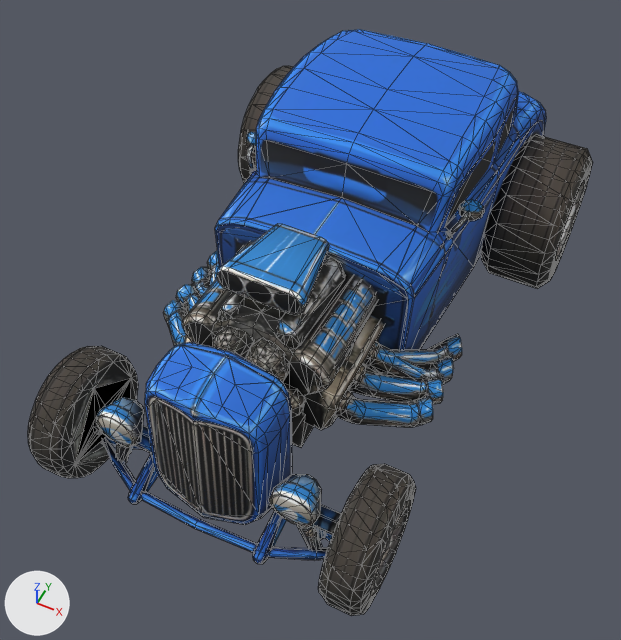
Two versions of the glTF model public/models/cars/donnerbuechse.glb, one commit apart.
Rendered twice from a 50 mm lens placed at (1.59, -3.57, 4.48), pointed at (-0.01, -0.37, 0.48). Arrows for +X, +Y and +Z are at lower left; the lights stay in place. The older version comes first. Mesh edges are drawn as thin lines. Vertices at exactly the same position are counted once.

Objects in the first picture: 'BodyPaint', 'StockEngine'.
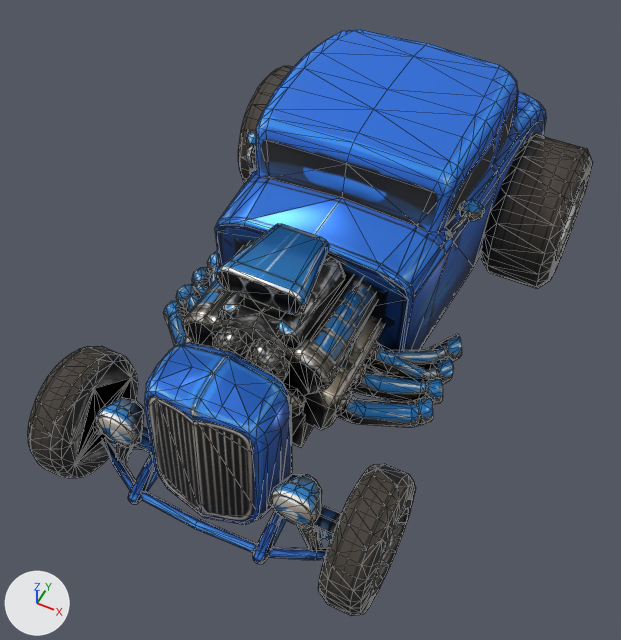
The change, as a diff of the scene's bpy script:
```diff
--- a/public/models/cars/donnerbuechse.glb.py
+++ b/public/models/cars/donnerbuechse.glb.py
@@ mat_chrome @@
 n0 = _N.new('ShaderNodeBsdfPrincipled'); n0.name = 'Principled BSDF'
-n0.inputs[2].default_value = 0.85  # 'Roughness'
+n0.inputs[1].default_value = 0.55  # 'Metallic'
+n0.inputs[2].default_value = 0.35  # 'Roughness'
 n1 = _N.new('ShaderNodeOutputMaterial'); n1.name = 'Material Output'
+n3 = _N.new('ShaderNodeMix'); n3.name = 'Mix'
+n3.data_type = 'RGBA'
+n3.blend_type = 'MULTIPLY'
+n3.inputs[0].default_value = 1.0  # 'Factor'
+n3.inputs[7].default_value = (0.86, 0.89, 0.91, 1.0)  # 'B', white #eff2f5
 n2 = _N.new('ShaderNodeTexImage'); n2.name = 'Image Texture'
@@ mat_chrome @@
 _L.new(n0.outputs[0], n1.inputs[0])  # 'BSDF' to 'Surface'
-_L.new(n2.outputs[0], n0.inputs[0])  # 'Color' to 'Base Color'
+_L.new(n3.outputs[2], n0.inputs[0])  # 'Result' to 'Base Color'
+_L.new(n2.outputs[0], n3.inputs[6])  # 'Color' to 'A'
@@ me_bodypaint @@
 # used by ob_bodypaint; location = (0.0, 0.0, 0.0)
-me_bodypaint.from_pydata(...)  # 1620 vertices, 3006 faces; spans x -1.19..1.19, y -1.9..1.9, z 0.0..1.55
+me_bodypaint.from_pydata(...)  # 1517 vertices, 2801 faces; spans x -1.19..1.19, y -1.9..1.9, z 0.0..1.55
+# me_bodypaint part 1
+# 44 vertices are removed from x -1.03..1.03, y -1.48..-1.14, z 0.25..1.17
+# 124 faces are deleted
+# me_bodypaint part 2
+# 14 vertices are removed from x -0.81..0.81, y -0.47..-0.24, z 0.3..1.01
+# 40 faces are deleted
+# other edits to the shape of me_bodypaint do not show in these pictures
 me_bodypaint.materials.append(mat_bodypaint)
@@ me_stockengine @@
 # used by ob_stockengine; location = (0.0, 0.0, 0.0)
-me_stockengine.from_pydata(...)  # 856 vertices, 1526 faces; spans x -1.03..1.03, y -1.45..0.02, z 0.18..1.39
+me_stockengine.from_pydata(...)  # 974 vertices, 1731 faces; spans x -1.03..1.03, y -1.63..0.12, z 0.17..1.39
+# me_stockengine part 3: a new loose piece of 20 vertices spanning x -0.67..-0.4, y -1.63..-1.47, z 0.48..0.76, in mat_chrome
+# me_stockengine part 4: a new loose piece of 20 vertices spanning x 0.4..0.67, y -1.63..-1.47, z 0.48..0.76, in mat_chrome
+# me_stockengine part 5
+# 78 vertices are added at x -1.03..1.03, y -1.58..0.12, z 0.17..1.16
+# 157 new faces join them
 me_stockengine.materials.append(mat_chrome)
```

What differs and where, as boxes (x1, y1, x2, y2) in the pictures (621 x 640 px):
'StockEngine', recoloured, reshaped
    before: (88, 178, 454, 510)
    after: (79, 178, 455, 523)
part 1 of me_bodypaint, deleted
    before: (79, 345, 415, 523)
part 2 of me_bodypaint, deleted
    before: (209, 230, 455, 373)
part 3 of me_stockengine, added
    after: (116, 397, 144, 423)
part 4 of me_stockengine, added
    after: (283, 474, 321, 497)
part 5 of me_stockengine, added
    after: (79, 230, 455, 523)
